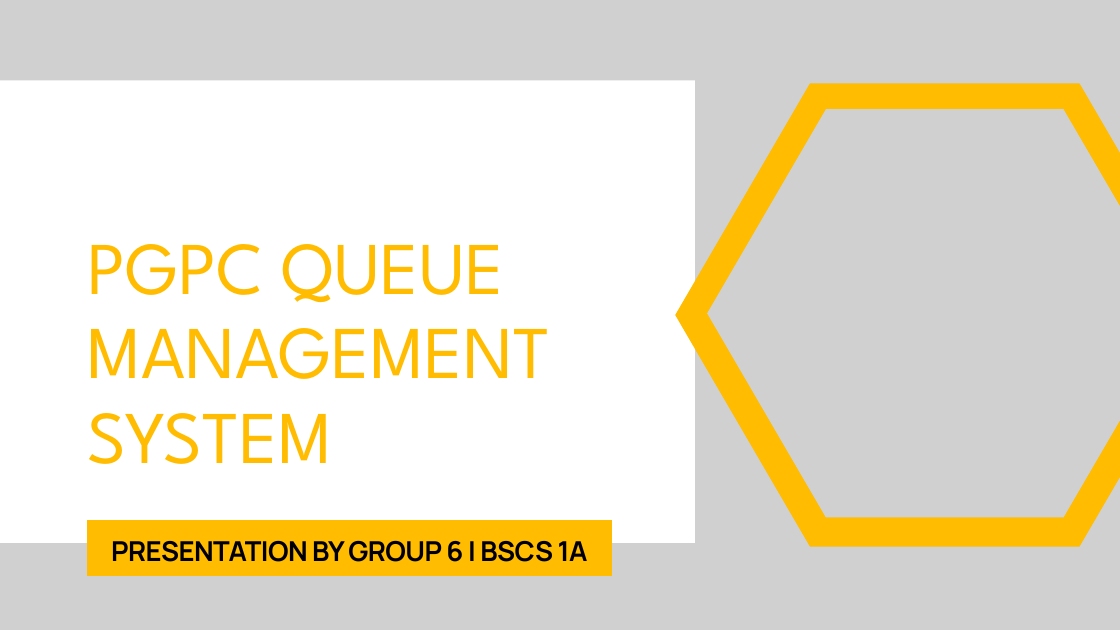
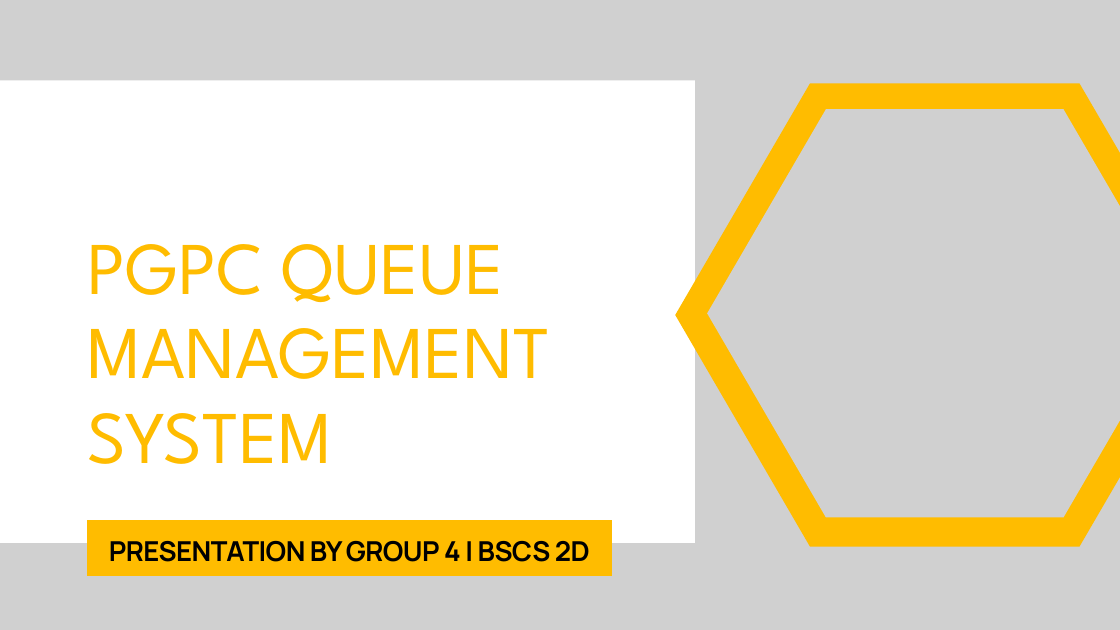
Before and after one commit to Hajinwoo28/queue_management_system, a slide deck: slide 1 of System-Development-for STS-G4.pptx. Drawn at 1120x630 pixels with LibreOffice and Linux fonts; fonts in the diff are those of the drawing; grey boxes stand for pictures; background and template pictures are left out. Boxes give left, top, right and bottom in pixels: in the first picture for what was removed or moved away, otherwise in the second. Text is boxed around its words. In the diff, an @@ line names an element or a change of style, - is before the commit and + after.

```diff
--- a/System-Development-for STS-G4.pptx
+++ b/System-Development-for STS-G4.pptx
@@ text at [109,541,590,562]: text changed @@
-PRESENTATION BY GROUP 6 | BSCS 1A
+PRESENTATION BY GROUP 4 | BSCS 2D
```
Also in this commit, not shown: 1 other file.
